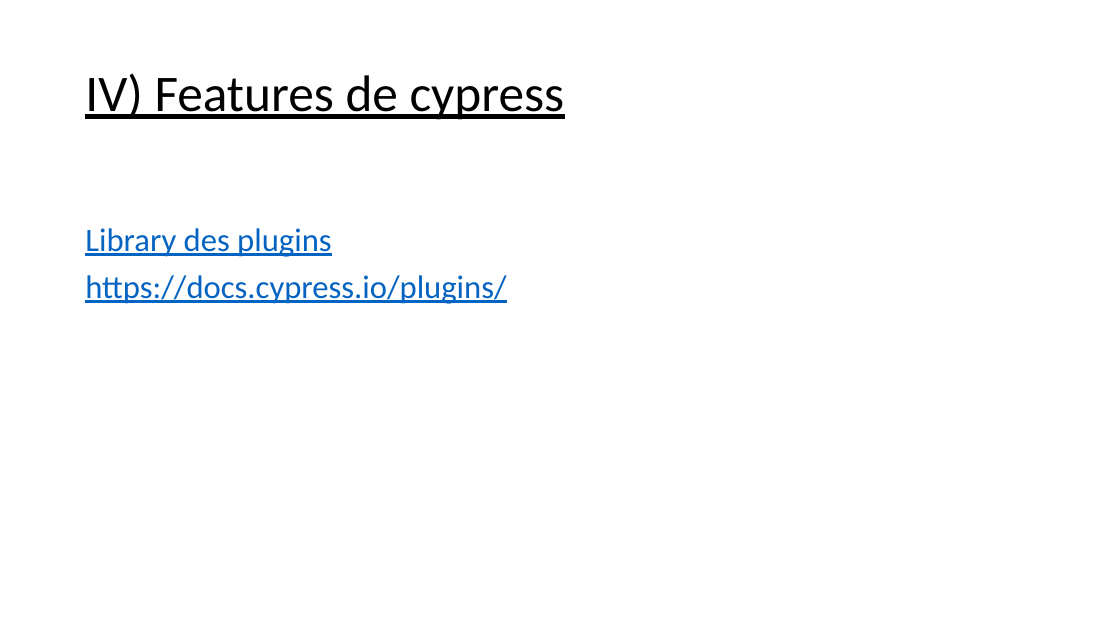
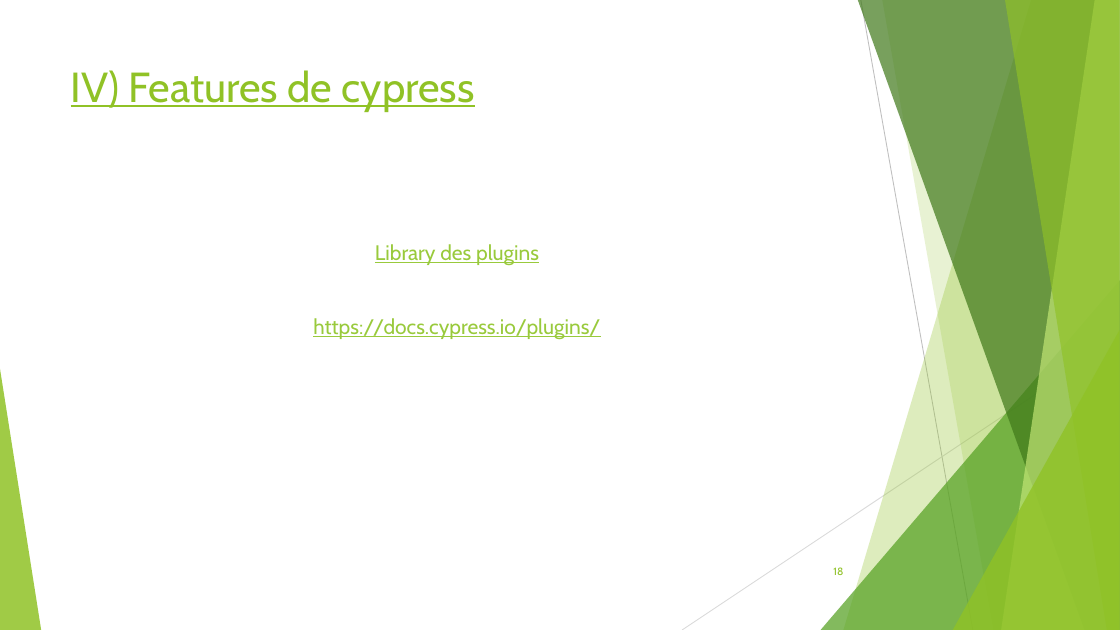
Before and after one commit to seblast312/cypress_youtube, a slide deck: slide 18 of Cypress.pptx (slide 17 before the commit). Drawn at 1120x630 pixels with LibreOffice and Linux fonts; fonts in the diff are those of the drawing. Boxes give left, top, right and bottom in pixels: in the first picture for what was removed or moved away, otherwise in the second. Text is boxed around its words. In the diff, an @@ line names an element or a change of style, - is before the commit and + after.

```diff
--- a/Cypress.pptx
+++ b/Cypress.pptx
@@ title "IV) Features de cypress": place and size @@
-title "IV) Features de cypress" at (85, 73, 565, 120)
+title "IV) Features de cypress" at (71, 70, 475, 112)
@@ title "IV) Features de cypress" at (71, 70, 475, 112): size 44 to 36 pt, font Calibri to Cabin, text colour #000000 to #90C226; line spacing 0.9 to 1; vertical alignment middle to top @@
@@ text "Library des plugins": place and size @@
-text "Library des plugins" at (85, 228, 506, 304)
+text "Library des plugins" at (313, 244, 600, 340)
@@ text "Library des plugins" at (313, 244, 600, 340): size 28 to 18 pt, font Calibri to Cabin, text colour #0563C1 to #99CA3C; alignment left to centre; line spacing 0.9 to 1 @@
@@ group added at (0, 0, 1120, 630): 5 freeform shapes, 3 triangles, 2 lines @@
@@ page number added at (833, 567, 843, 575), 9 pt, text #90C226 @@
+18
```
Also in this commit, not shown: 17 other slides changed, 4 slides added, 1 slide removed.
